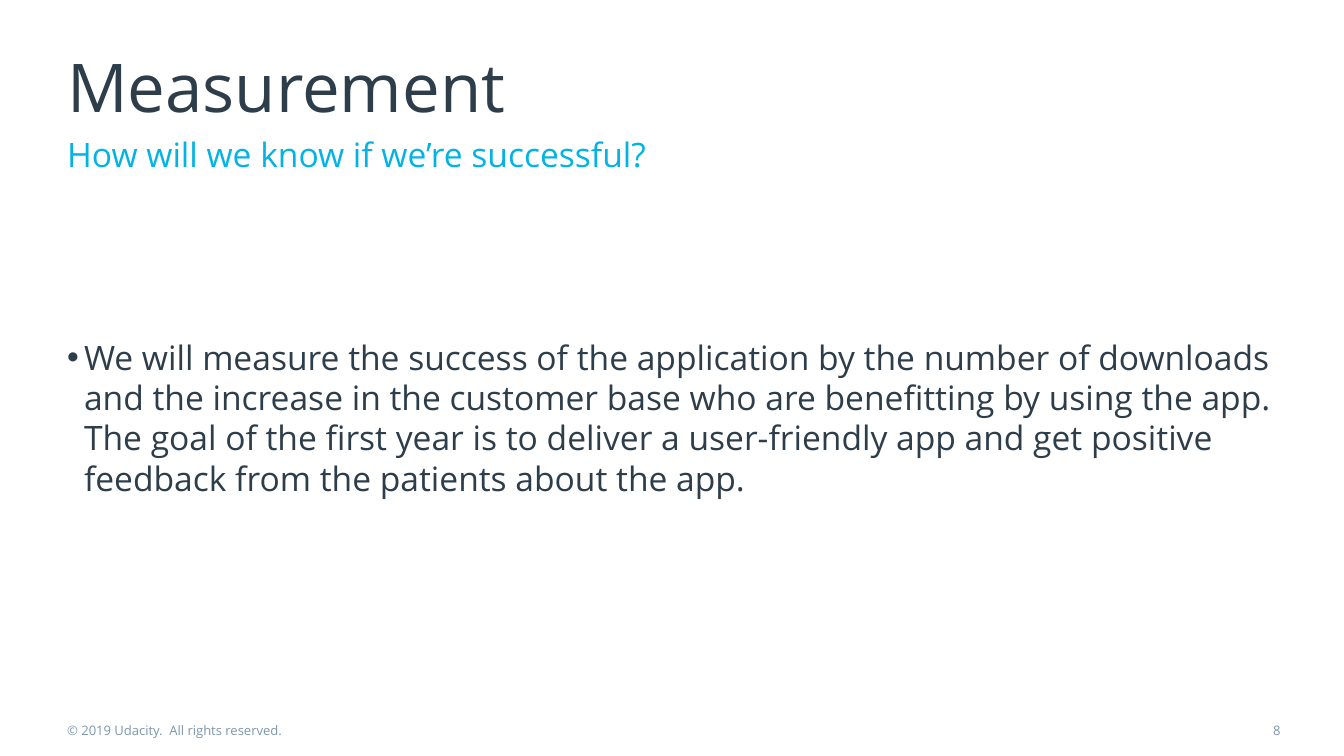
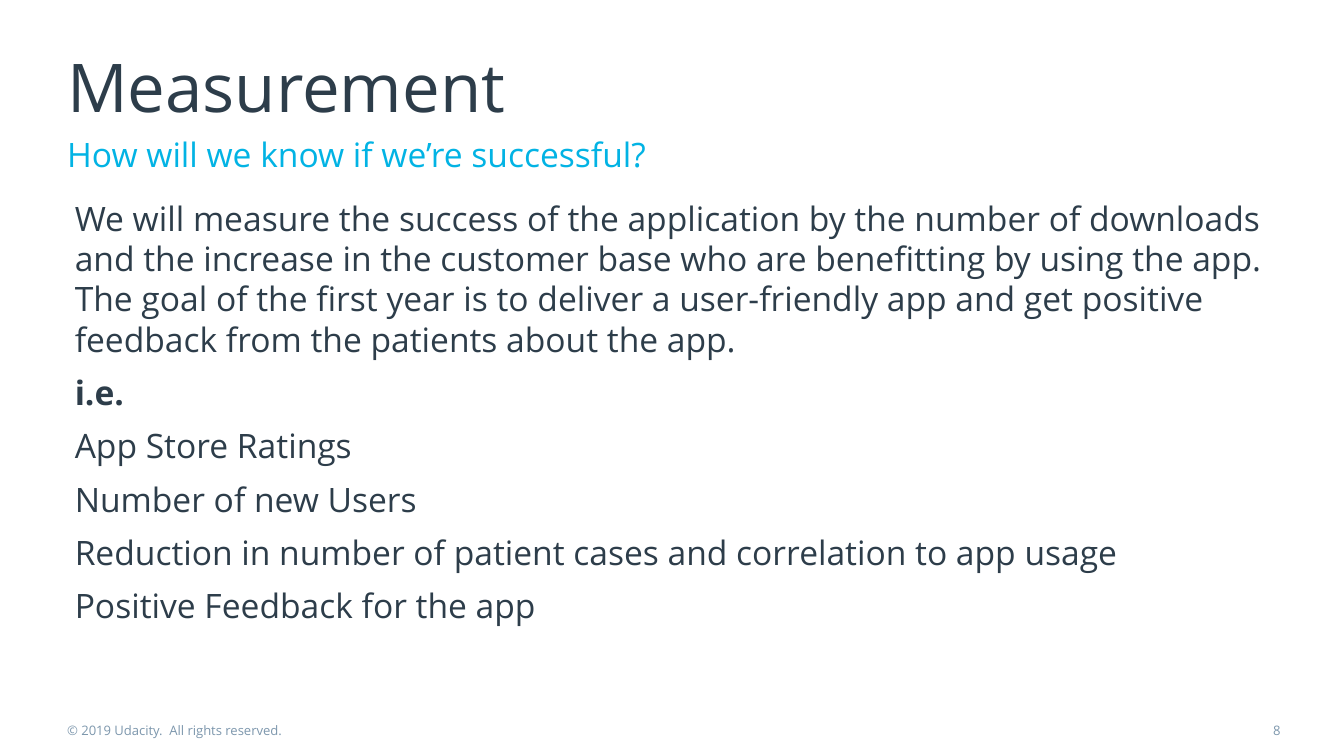
Before and after one commit to Sargam5360/Product_Manager_Nanodegree, a slide deck: slide 8 of product-pitch-template.pptx. Drawn at 1344x756 pixels with LibreOffice and Linux fonts; fonts in the diff are those of the drawing. Boxes give left, top, right and bottom in pixels: in the first picture for what was removed or moved away, otherwise in the second. Text is boxed around its words. In the diff, an @@ line names an element or a change of style, - is before the commit and + after.

```diff
--- a/product-pitch-template.pptx
+++ b/product-pitch-template.pptx
@@ text at bbox=[75, 205, 1261, 360]: bullet • to none @@
@@ text "We will measure the success ...": place and size @@
-text "We will measure the success ..." at bbox=[84, 344, 1271, 499]
+text "We will measure the success ..." at bbox=[75, 205, 1261, 626]
@@ text at bbox=[75, 379, 1118, 626]: paragraphs added @@
+i.e.
+App Store Ratings
+Number of new Users
+Reduction in number of patient cases and correlation to app usage
+Positive Feedback for the app
```
Also in this commit, not shown: 12 other slides changed, 1 slide added.
